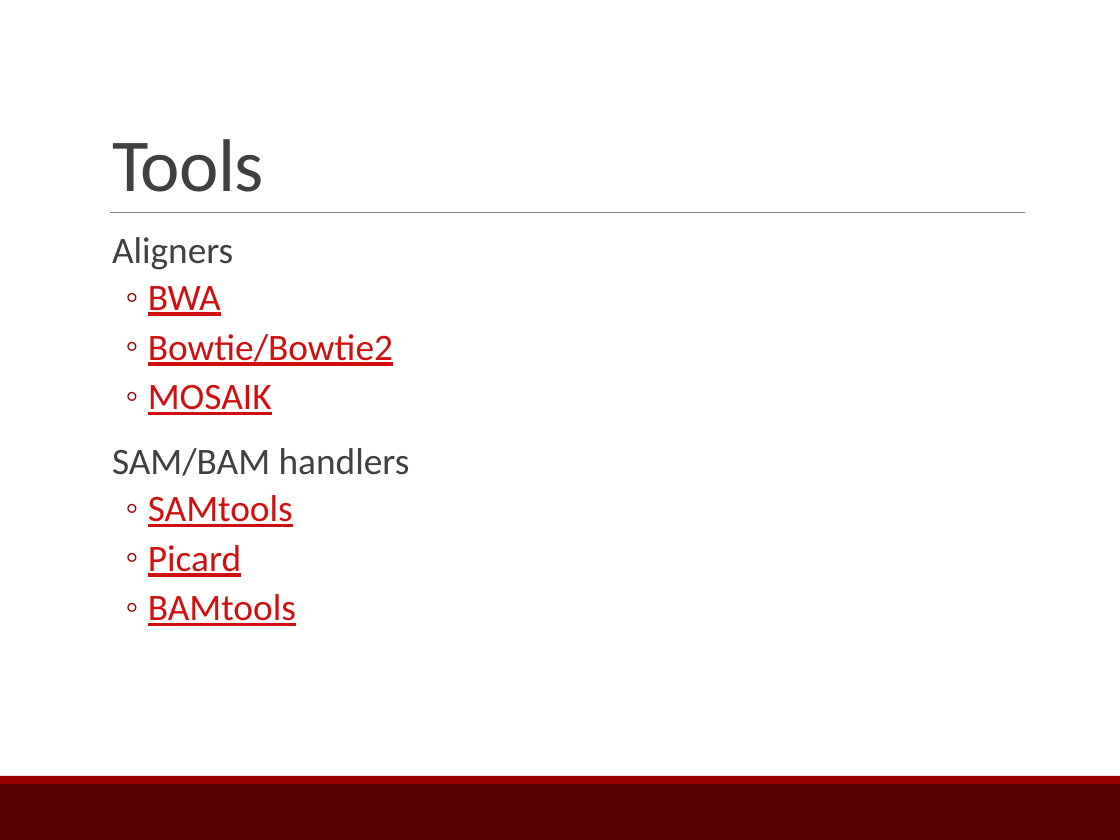
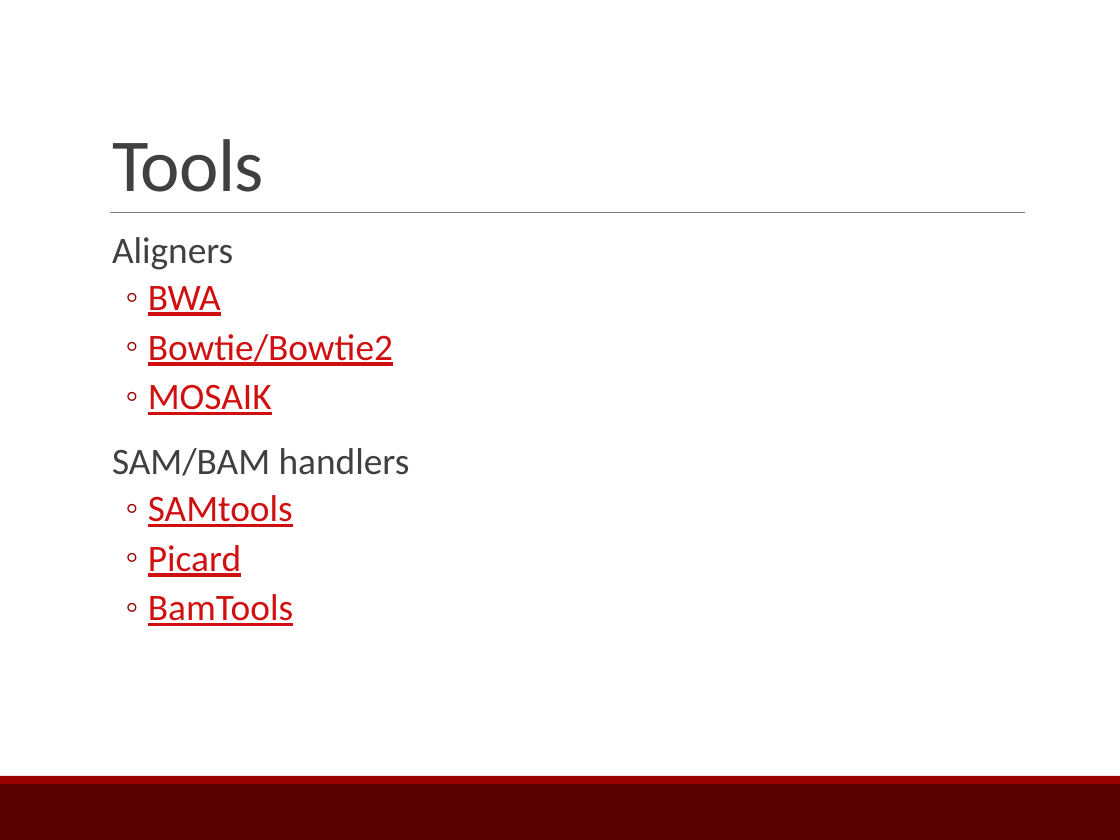
Before and after one commit to ChaochihL/Linux-NGS_Tutorial, a slide deck: slide 30 of Computing_NGBiology_Lec2_2015-08-15_CL.pptx. Drawn at 1120x840 pixels with LibreOffice and Linux fonts; fonts in the diff are those of the drawing. Boxes give left, top, right and bottom in pixels: in the first picture for what was removed or moved away, otherwise in the second. Text is boxed around its words. In the diff, an @@ line names an element or a change of style, - is before the commit and + after.

```diff
--- a/Computing_NGBiology_Lec2_2015-08-15_CL.pptx
+++ b/Computing_NGBiology_Lec2_2015-08-15_CL.pptx
@@ text at <box>148,594,293,626</box>: text changed @@
-  ◦ BAMtools
+  ◦ BamTools
```
Also in this commit, not shown: 1 other slide changed, 1 other file.
